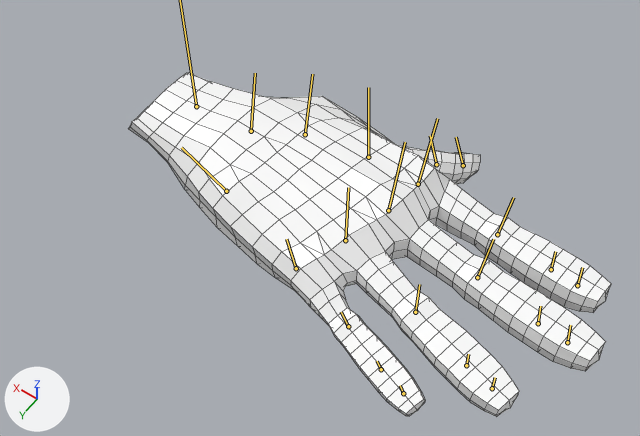
Two versions of the FBX model NeonDisk/Assets/Meshes/HandTracking/OculusHand_R.fbx, one commit apart.
Both versions are drawn from a 50 mm lens placed at (-0.199, 0.188, 0.267), pointed at (-0.062, -0.003, -0.034). The axes (+X, +Y, +Z) are drawn at lower left. The lights are the same throughout. Both versions are drawn at the pose saved in each file; the numbers are the values there. The bones that bend it are drawn over the model as lines. Mesh edges are drawn as thin lines.

In view in the first picture: 'r_handMeshNode'.
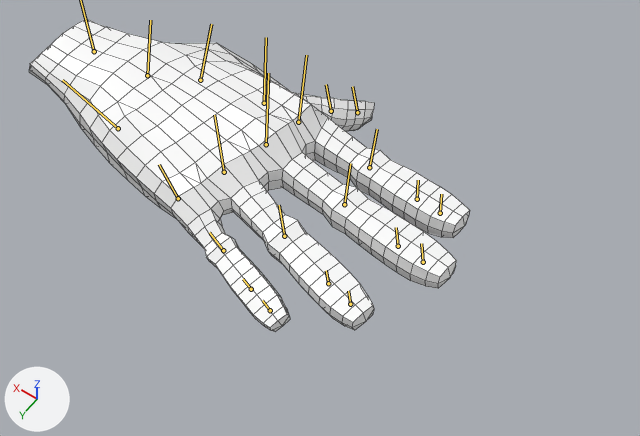
The change in detail:
Bone 'b_r_wrist' (bone_b_r_wrist) moves from (0.0, 0.0, 0.0) to (6.0, 0.0, 0.0).

Pixel boxes [x1, y1, x2, y2] of what changed, in the pictures (640 x 436 px):
'r_handMeshNode', posed (9% narrower, 9% shorter)
    before: [128, 72, 611, 417]
    after: [29, 19, 470, 332]
